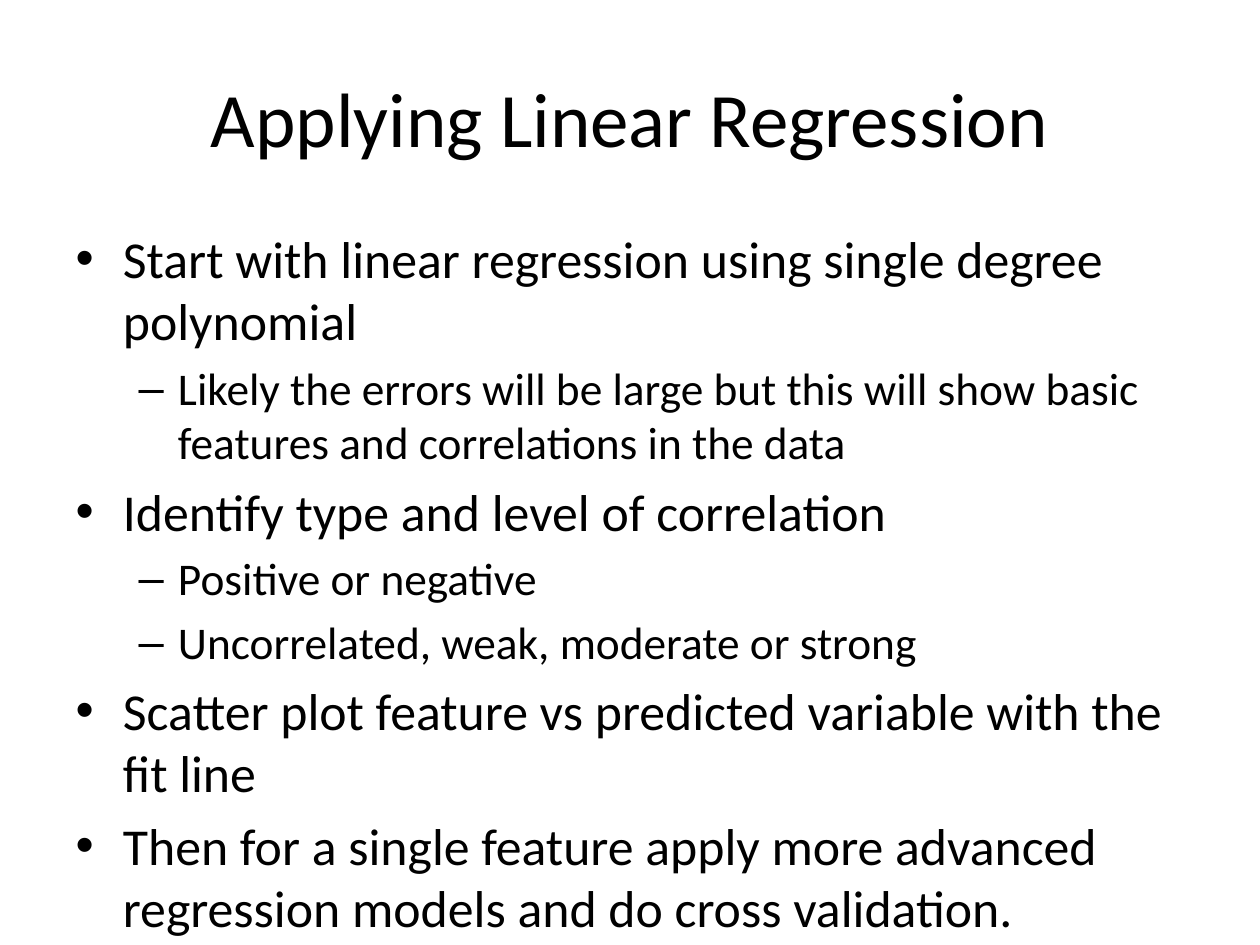
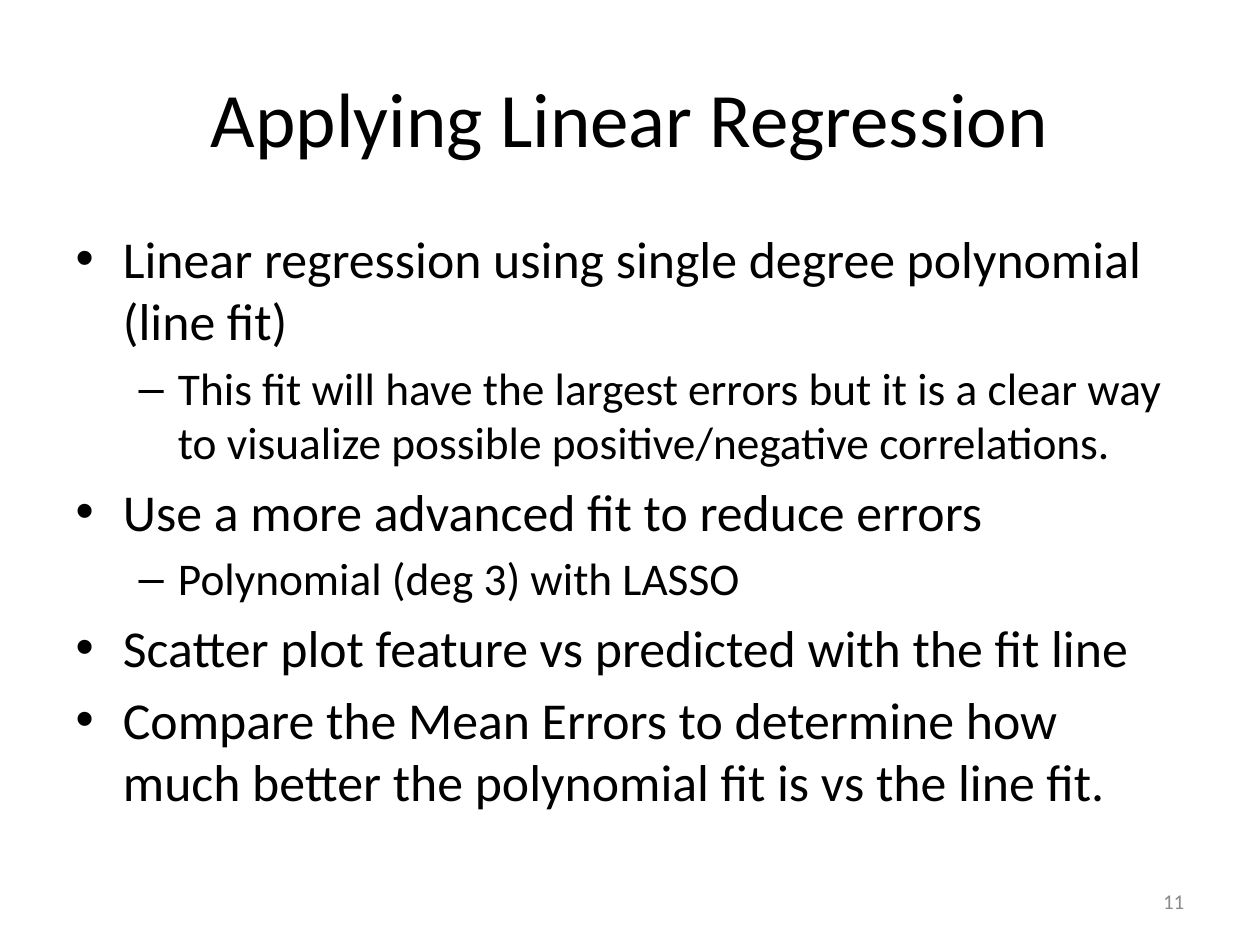
Before and after one commit to JeremyMcCormick/DAT_SF_14, a slide deck: slide 11 of myproject/Murder.pptx. Drawn at 1260x945 pixels with LibreOffice and Linux fonts; fonts in the diff are those of the drawing. Boxes give left, top, right and bottom in pixels: in the first picture for what was removed or moved away, otherwise in the second. Text is boxed around its words. In the diff, an @@ line names an element or a change of style, - is before the commit and + after.

```diff
--- a/myproject/Murder.pptx
+++ b/myproject/Murder.pptx
@@ text at (x1=123, y1=242, x2=1160, y2=810): text changed @@
-• Start with linear regression using single degree polynomial
-  – Likely the errors will be large but this will show basic features and correlations in the data
-• Identify type and level of correlation
-  – Positive or negative
-  – Uncorrelated, weak, moderate or strong
-• Scatter plot feature vs predicted variable with the fit line
-• Then for a single feature apply more advanced regression models and do cross validation.
+• Linear regression using single degree polynomial (line fit)
+  – This fit will have the largest errors but it is a clear way to visualize possible positive/negative correlations.
+• Use a more advanced fit to reduce errors
+  – Polynomial (deg 3) with LASSO
+• Scatter plot feature vs predicted with the fit line
+• Compare the Mean Errors to determine how much better the polynomial fit is vs the line fit.
@@ page number added at (x1=1163, y1=895, x2=1184, y2=909), 12 pt, text #8C8C8C @@
+11
```
Also in this commit, not shown: 12 other slides changed, 15 slides added, 14 slides removed, 4 other files.
